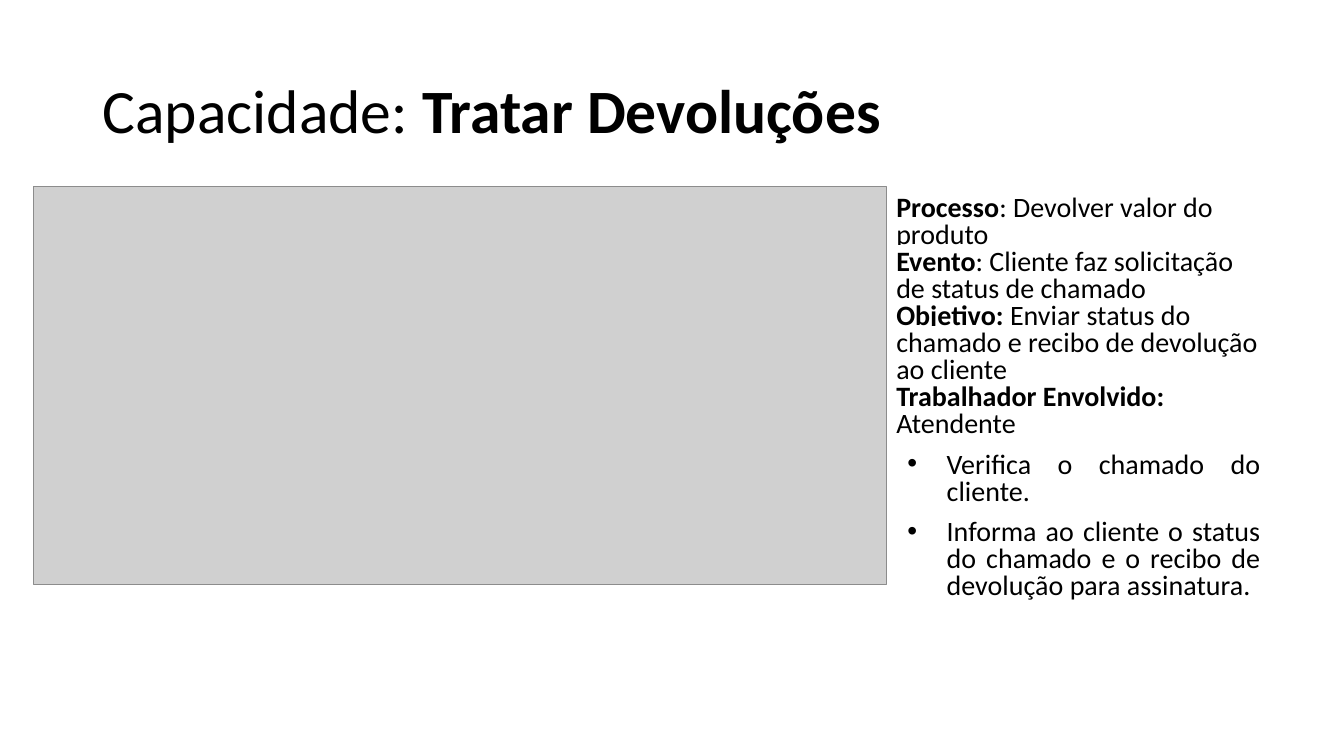
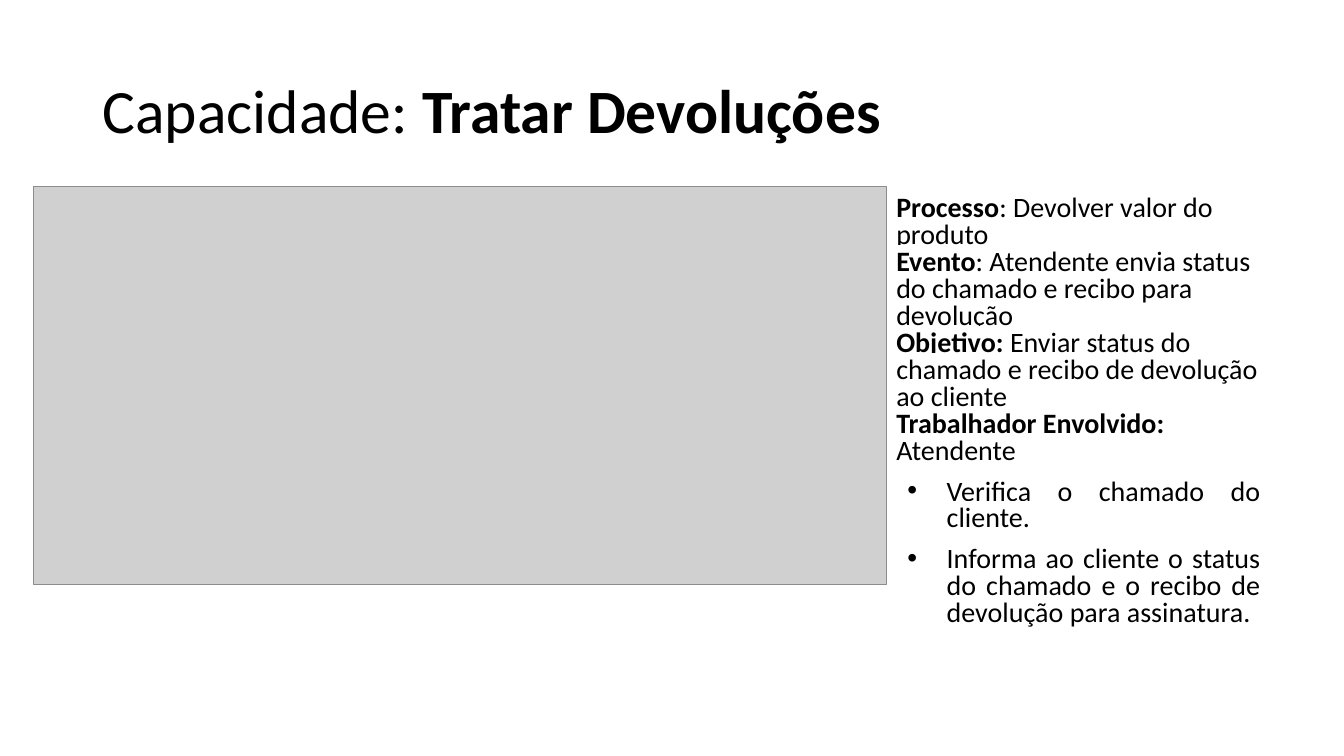
Before and after one commit to emersonsoaresdasilva/projeto-ope, a slide deck: slide 13 of 18-Descrição dos Processos de Negócio.pptx. Drawn at 1344x756 pixels with LibreOffice and Linux fonts; fonts in the diff are those of the drawing; grey boxes stand for pictures. Boxes give left, top, right and bottom in pixels: in the first picture for what was removed or moved away, otherwise in the second. Text is boxed around its words. In the diff, an @@ line names an element or a change of style, - is before the commit and + after.

```diff
--- a/18-Descrição dos Processos de Negócio.pptx
+++ b/18-Descrição dos Processos de Negócio.pptx
@@ text at (x1=896, y1=251, x2=1250, y2=326): text changed @@
-Evento: Cliente faz solicitação de status de chamado
+Evento: Atendente envia status do chamado e recibo para devolução
```
Also in this commit, not shown: 3 other files.
